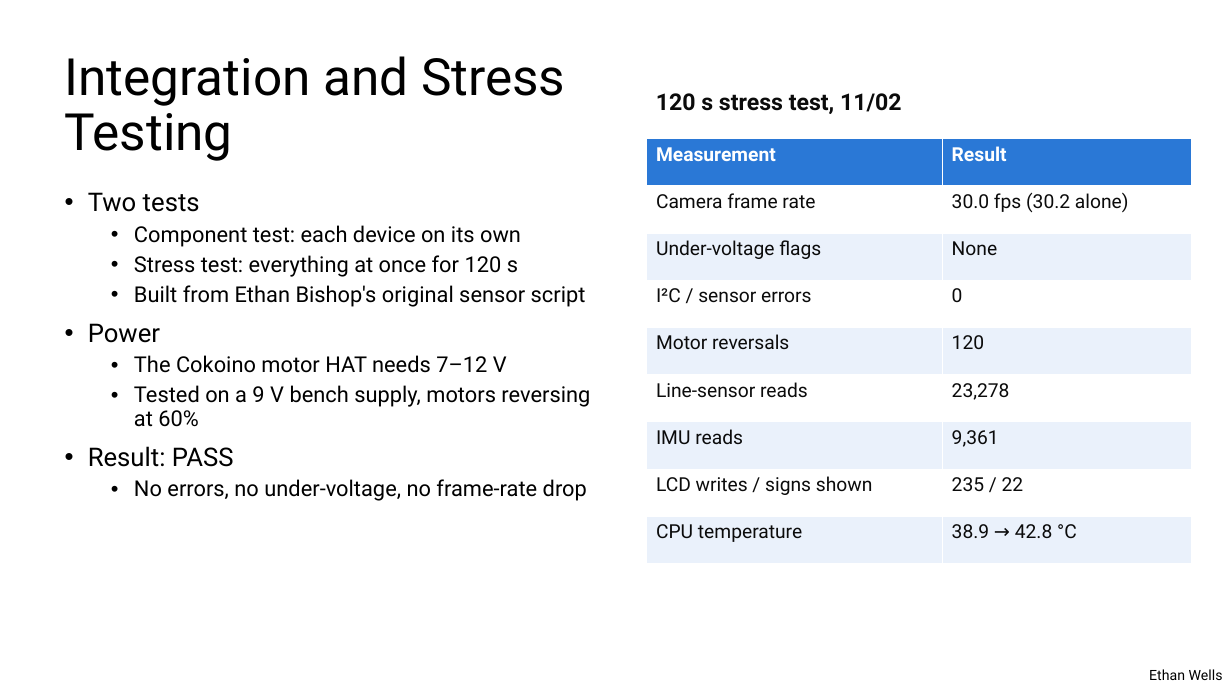
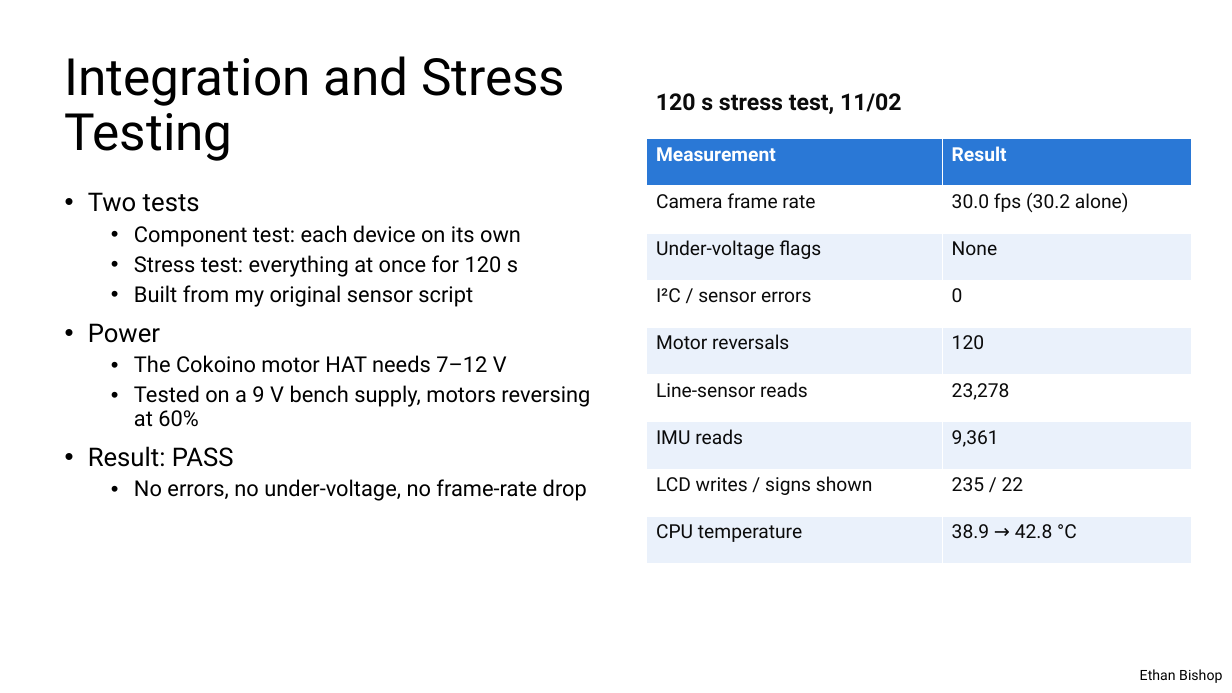
Before and after one commit to EthanWellsSr/BuggyBot, a slide deck: slide 12 of Semester 1 Deliverables/Final Presentation.pptx (slide 6 before the commit). Drawn at 1232x693 pixels with LibreOffice and Linux fonts; fonts in the diff are those of the drawing. Boxes give left, top, right and bottom in pixels: in the first picture for what was removed or moved away, otherwise in the second. Text is boxed around its words. In the diff, an @@ line names an element or a change of style, - is before the commit and + after.

Commit message:
Move the integration and stress testing slide to Ethan Bishop's section and rebuild the final deck.

```diff
--- a/Semester 1 Deliverables/Final Presentation.pptx
+++ b/Semester 1 Deliverables/Final Presentation.pptx
@@ text at box(134, 285, 473, 307): text changed @@
-  • Built from Ethan Bishop's original sensor script
+  • Built from my original sensor script
@@ text at box(1140, 669, 1222, 683): text changed @@
-Ethan Wells
+Ethan Bishop
```
Also in this commit, not shown: 2 other files.
